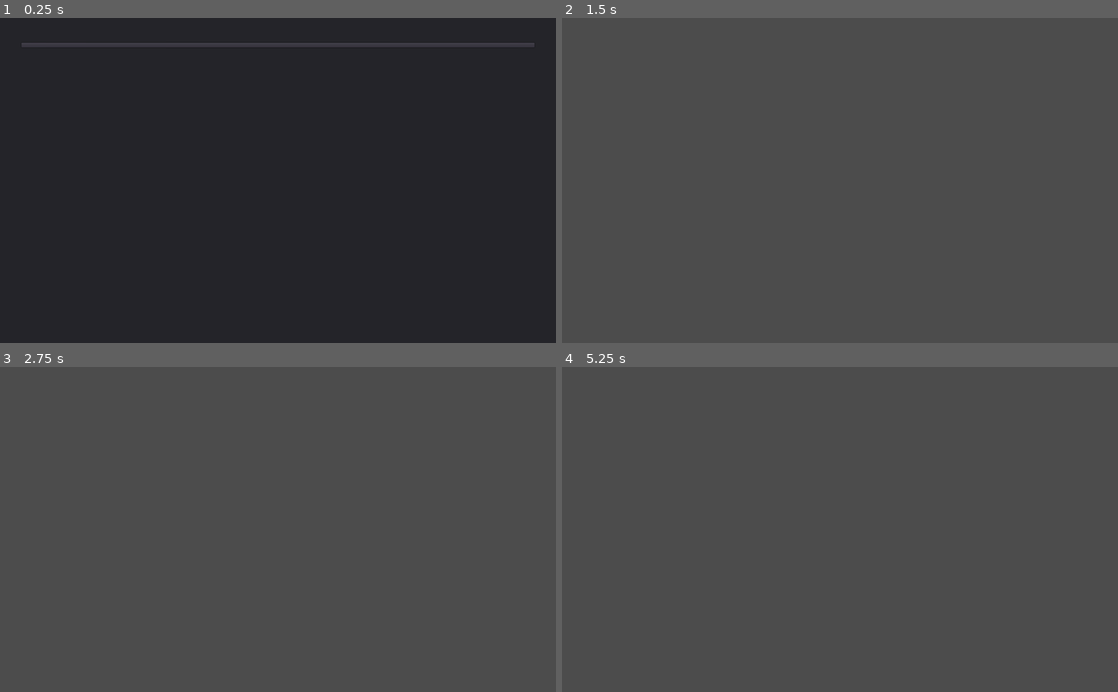
Above: before the commit, frames 1-4 (two rows, left to right).
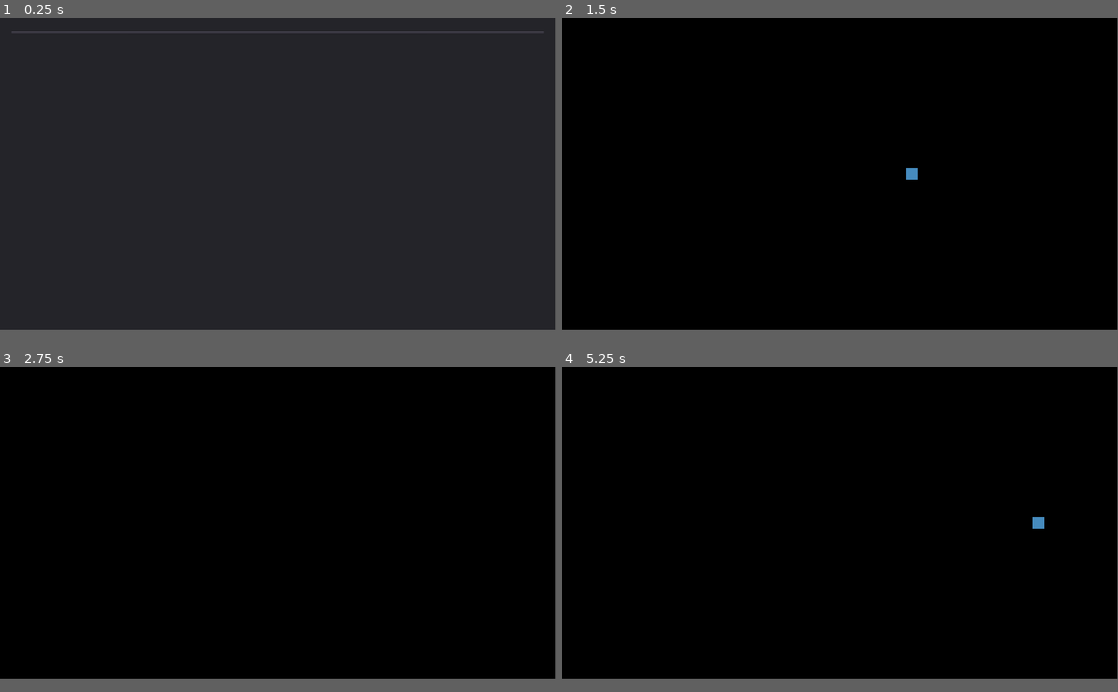
Above: after the commit, the same moments.

Repository: FalafelBeingOrg/test1
Game: Godot game, scene res://LevelSelect.tscn
The game is run twice, just before and just after one commit, with the same random seed, the same clock (stepped at 60 frames per second) and the same inputs. The engine's default icon, where the game draws it, is replaced by a stand-in: a white triangle on a blue panel in a dark square.
Inputs:
- Up to frame 1 (0.25 s): no input
- Up to frame 2 (1.5 s): click "Level 1" at 0.5 s; tap Enter at 1.25 s; hold Right (ui_right) from 1.28 s (still down)
- Up to frame 3 (2.75 s): release Right (ui_right) at 2.03 s; hold Down (ui_down) from 2.03 s (still down)
- Up to frame 4 (5.25 s): tap Space at 2.75, 4.25 s; release Down (ui_down) at 2.78 s; hold Right (ui_right) 2.78-3.53 s; tap Enter at 3.5, 5 s; hold Up (ui_up) 3.53-4.28 s; hold Left (ui_left) from 4.28 s (still down)
In our replay, the window is 800x468 before the commit and 799x449 after it. These sizes can differ from the game's own. Grey fills any space a smaller window leaves; there, only what the larger window draws over its background counts as a difference.

The runs differ from the first frame. In frame 1, 1.0% of the frame differs, in the area x 2-98%, y 4-9%; in frame 2, 96%, in the area x 0-100%, y 0-96%; in frame 3, 96%; in frame 4, 96%.

Commit message:
added player movement

Diff:
--- a/Test1Code/LevelHandler.gd
+++ b/Test1Code/LevelHandler.gd
@@ -1,6 +1,6 @@
 extends Node2D
 
-const levels = [preload("res://World.tscn")]
+const levels = [preload("res://LevelSelect.tscn"), preload("res://World.tscn")]
 # Declare member variables here. Examples:
 # var a: int = 2
 # var b: String = "text"
@@ -11,7 +11,7 @@
 	pass # Replace with function body.
 
 func change_level(level):
-	get_tree().change_scene_to(levels[level-1])
+	get_tree().change_scene_to(levels[level])
 # Called every frame. 'delta' is the elapsed time since the previous frame.
 #func _process(delta: float) -> void:
 #	pass
--- /dev/null
+++ b/Test1Code/Player.gd
@@ -0,0 +1,34 @@
+extends KinematicBody2D
+
+const SPEED = 250
+
+onready var level_handler = get_node("/root/LevelHandler")
+
+var movement := Vector2.ZERO
+
+# Called when the node enters the scene tree for the first time.
+func _ready() -> void:
+	pass # Replace with function body.
+
+func _physics_process(delta: float) -> void:
+	move()
+
+func move():
+	movement = Vector2.ZERO
+
+	if Input.is_action_pressed("ui_down"):
+		movement.y += SPEED
+	if Input.is_action_pressed("ui_up"):
+		movement.y -= SPEED
+	if Input.is_action_pressed("ui_right"):
+		movement.x += SPEED
+	if Input.is_action_pressed("ui_left"):
+		movement.x -= SPEED
+
+	move_and_slide(movement, Vector2.UP)
+
+func die():
+	LevelHandler.change_level(0)
+# Called every frame. 'delta' is the elapsed time since the previous frame.
+#func _process(delta: float) -> void:
+#	pass
--- a/Test1Code/Player.tscn
+++ b/Test1Code/Player.tscn
@@ -1,3 +1,18 @@
-[gd_scene format=2]
+[gd_scene load_steps=4 format=2]
+
+[ext_resource path="res://Player.gd" type="Script" id=1]
+[ext_resource path="res://icon.png" type="Texture" id=2]
+
+[sub_resource type="RectangleShape2D" id=1]
+extents = Vector2( 4, 4 )
 
 [node name="Player" type="KinematicBody2D"]
+script = ExtResource( 1 )
+
+[node name="CollisionShape2D" type="CollisionShape2D" parent="."]
+shape = SubResource( 1 )
+
+[node name="Sprite" type="Sprite" parent="."]
+texture = ExtResource( 2 )
+region_enabled = true
+region_rect = Rect2( 13.039, 20.327, 8, 8 )
--- a/Test1Code/World.tscn
+++ b/Test1Code/World.tscn
@@ -1,3 +1,11 @@
-[gd_scene format=2]
+[gd_scene load_steps=2 format=2]
+
+[ext_resource path="res://Player.tscn" type="PackedScene" id=1]
 
 [node name="World" type="Node2D"]
+
+[node name="Player" parent="." instance=ExtResource( 1 )]
+
+[node name="Camera2D" type="Camera2D" parent="."]
+current = true
+zoom = Vector2( 0.2, 0.2 )
--- a/Test1Code/project.godot
+++ b/Test1Code/project.godot
@@ -18,9 +18,45 @@
 
 LevelHandler="*res://LevelHandler.tscn"
 
+[display]
+
+window/size/width=1920
+window/size/height=1080
+
 [gui]
 
 common/drop_mouse_on_gui_input_disabled=true
+
+[input]
+
+ui_left={
+"deadzone": 0.5,
+"events": [ Object(InputEventKey,"resource_local_to_scene":false,"resource_name":"","device":0,"alt":false,"shift":false,"control":false,"meta":false,"command":false,"pressed":false,"scancode":16777231,"physical_scancode":0,"unicode":0,"echo":false,"script":null)
+, Object(InputEventJoypadButton,"resource_local_to_scene":false,"resource_name":"","device":0,"button_index":14,"pressure":0.0,"pressed":false,"script":null)
+, Object(InputEventKey,"resource_local_to_scene":false,"resource_name":"","device":0,"alt":false,"shift":false,"control":false,"meta":false,"command":false,"pressed":false,"scancode":65,"physical_scancode":0,"unicode":0,"echo":false,"script":null)
+ ]
+}
+ui_right={
+"deadzone": 0.5,
+"events": [ Object(InputEventKey,"resource_local_to_scene":false,"resource_name":"","device":0,"alt":false,"shift":false,"control":false,"meta":false,"command":false,"pressed":false,"scancode":16777233,"physical_scancode":0,"unicode":0,"echo":false,"script":null)
+, Object(InputEventJoypadButton,"resource_local_to_scene":false,"resource_name":"","device":0,"button_index":15,"pressure":0.0,"pressed":false,"script":null)
+, Object(InputEventKey,"resource_local_to_scene":false,"resource_name":"","device":0,"alt":false,"shift":false,"control":false,"meta":false,"command":false,"pressed":false,"scancode":68,"physical_scancode":0,"unicode":0,"echo":false,"script":null)
+ ]
+}
+ui_up={
+"deadzone": 0.5,
+"events": [ Object(InputEventKey,"resource_local_to_scene":false,"resource_name":"","device":0,"alt":false,"shift":false,"control":false,"meta":false,"command":false,"pressed":false,"scancode":16777232,"physical_scancode":0,"unicode":0,"echo":false,"script":null)
+, Object(InputEventJoypadButton,"resource_local_to_scene":false,"resource_name":"","device":0,"button_index":12,"pressure":0.0,"pressed":false,"script":null)
+, Object(InputEventKey,"resource_local_to_scene":false,"resource_name":"","device":0,"alt":false,"shift":false,"control":false,"meta":false,"command":false,"pressed":false,"scancode":87,"physical_scancode":0,"unicode":0,"echo":false,"script":null)
+ ]
+}
+ui_down={
+"deadzone": 0.5,
+"events": [ Object(InputEventKey,"resource_local_to_scene":false,"resource_name":"","device":0,"alt":false,"shift":false,"control":false,"meta":false,"command":false,"pressed":false,"scancode":16777234,"physical_scancode":0,"unicode":0,"echo":false,"script":null)
+, Object(InputEventJoypadButton,"resource_local_to_scene":false,"resource_name":"","device":0,"button_index":13,"pressure":0.0,"pressed":false,"script":null)
+, Object(InputEventKey,"resource_local_to_scene":false,"resource_name":"","device":0,"alt":false,"shift":false,"control":false,"meta":false,"command":false,"pressed":false,"scancode":83,"physical_scancode":0,"unicode":0,"echo":false,"script":null)
+ ]
+}
 
 [physics]
 
@@ -28,4 +64,5 @@
 
 [rendering]
 
+environment/default_clear_color=Color( 0.00392157, 0.00392157, 0, 1 )
 environment/default_environment="res://default_env.tres"
